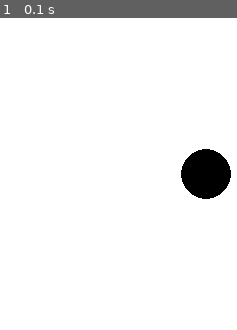
Above: before the commit, frame 1.
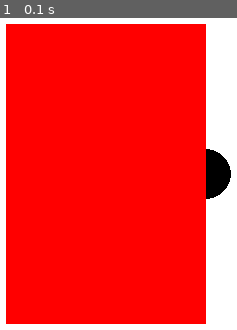
Above: after the commit, the same moment.

Repository: WCI-Computer-Science/pygame
Game: pygame game, started from main.py
Same seed, same stepped clock (60 frames per second), same inputs: the game is played once before the commit and once after it.
Inputs:
- Up to frame 1 (0.1 s): no input

The runs differ from the first frame. In frame 1, 81% of the frame differs, in the area x 2-87%, y 1-99%.

Commit message:
Draw rectangle over circle

Diff:
--- a/main.py
+++ b/main.py
@@ -7,6 +7,7 @@
 screen.fill((255, 255, 255))
 
 pygame.draw.circle(screen, (0, 0, 0), (400, 300), 25)
+pygame.draw.rect(screen, (255, 0, 0), ((200, 150), (200, 300)))
 
 while True:
     for event in pygame.event.get():
